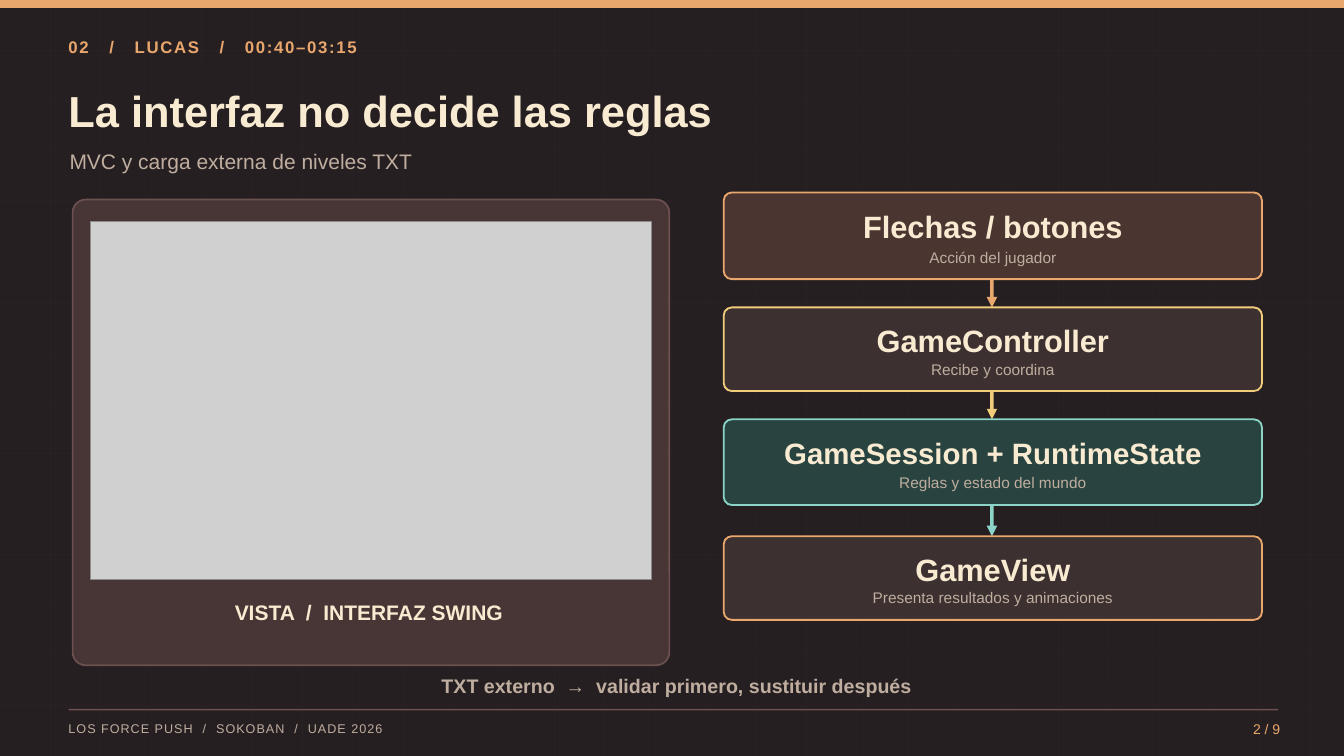
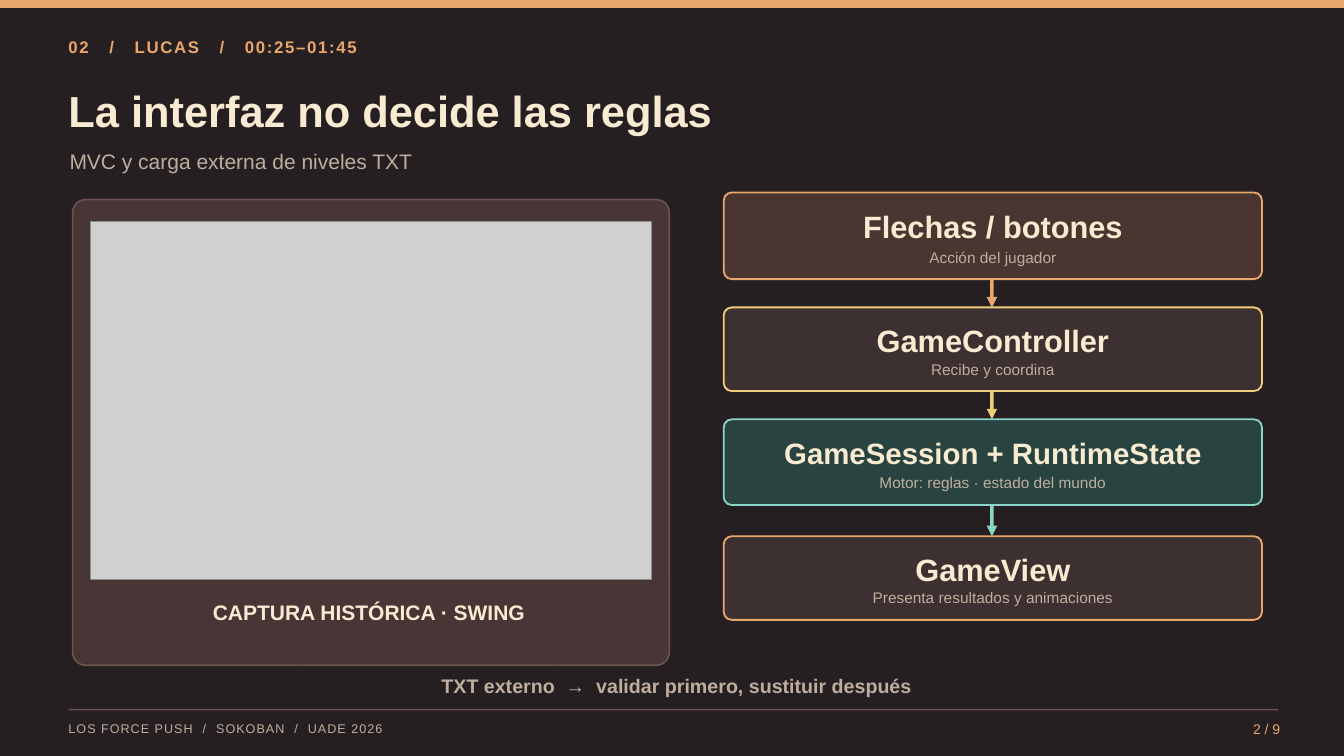
Before and after one commit to smatrauade/Los-Force-Push, a slide deck: slide 2 of entregables/Los_Force_Push_Sokoban_Defensa_18-11-2026.pptx. Drawn at 1344x756 pixels with LibreOffice and Linux fonts; fonts in the diff are those of the drawing; grey boxes stand for pictures. Boxes give left, top, right and bottom in pixels: in the first picture for what was removed or moved away, otherwise in the second. Text is boxed around its words. In the diff, an @@ line names an element or a change of style, - is before the commit and + after.

```diff
--- a/entregables/Los_Force_Push_Sokoban_Defensa_18-11-2026.pptx
+++ b/entregables/Los_Force_Push_Sokoban_Defensa_18-11-2026.pptx
@@ text at (68, 41, 357, 53): text changed @@
-02 / LUCAS / 00:40–03:15
+02 / LUCAS / 00:25–01:45
@@ text at (879, 477, 1106, 491): text changed @@
-Reglas y estado del mundo
+Motor: reglas · estado del mundo
@@ text at (213, 603, 525, 620): text changed @@
-VISTA / INTERFAZ SWING
+CAPTURA HISTÓRICA · SWING
```
Also in this commit, not shown: 8 other slides changed, 4 other files.
